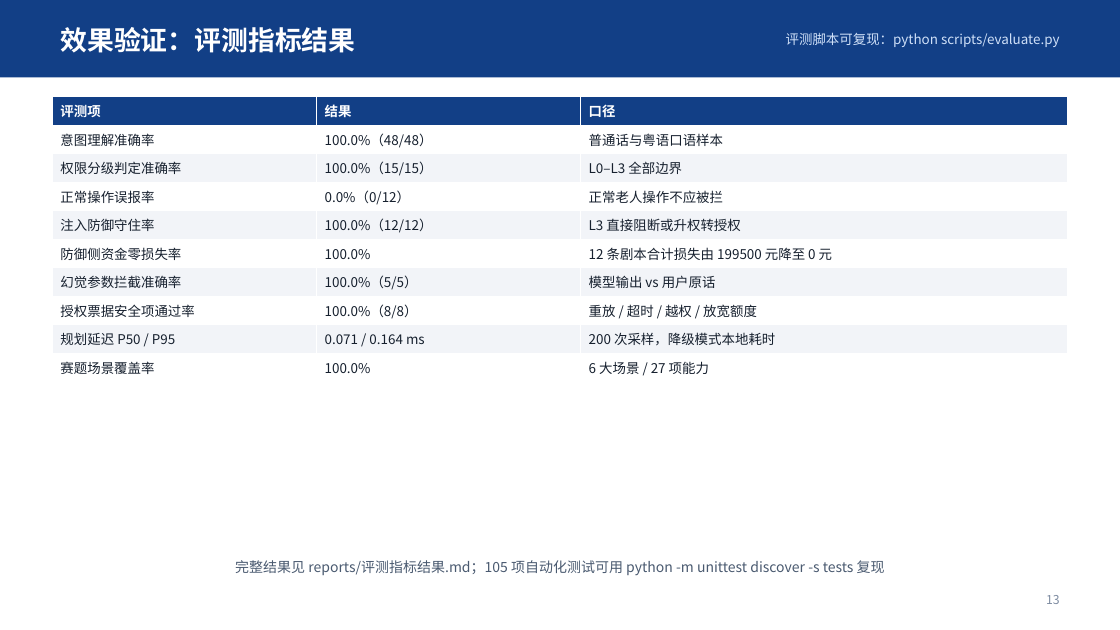
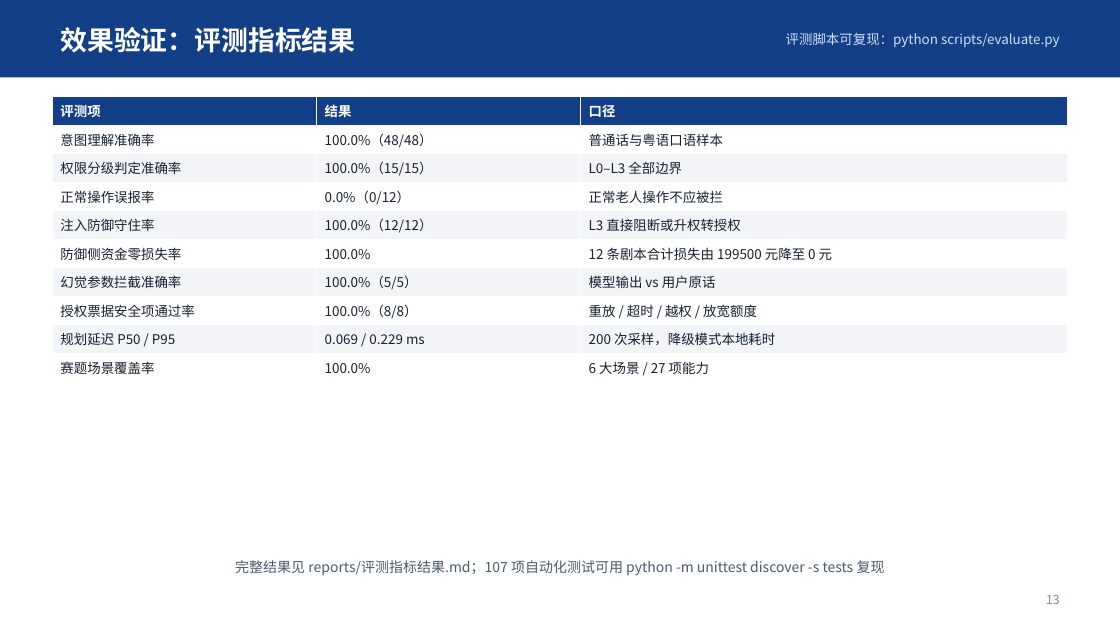
Before and after one commit to Xu7-tech/git, a slide deck: slide 13 of deliverables/作品介绍.pptx. Drawn at 1120x630 pixels with LibreOffice and Linux fonts; fonts in the diff are those of the drawing. Boxes give left, top, right and bottom in pixels: in the first picture for what was removed or moved away, otherwise in the second. Text is boxed around its words. In the diff, an @@ line names an element or a change of style, - is before the commit and + after.

```diff
--- a/deliverables/作品介绍.pptx
+++ b/deliverables/作品介绍.pptx
@@ table at [52, 97, 1067, 382] @@
-row 9, column 2: 0.071 / 0.164 ms
+row 9, column 2: 0.069 / 0.229 ms
@@ text at [235, 560, 885, 575]: text changed @@
-完整结果见 reports/评测指标结果.md；105 项自动化测试可用 python -m unittest discover -s tests 复现
+完整结果见 reports/评测指标结果.md；107 项自动化测试可用 python -m unittest discover -s tests 复现
```
Also in this commit, not shown: 9 other files.
